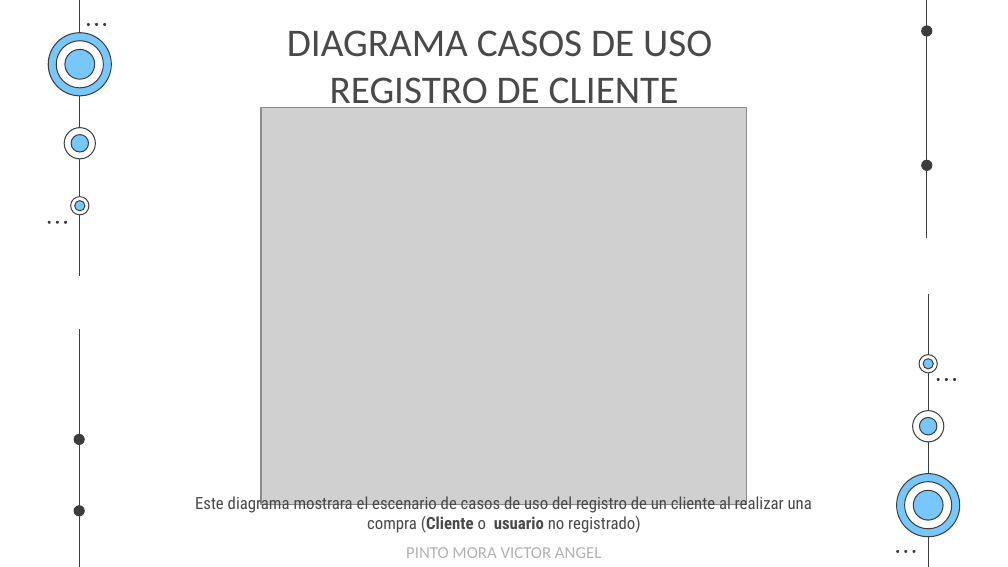
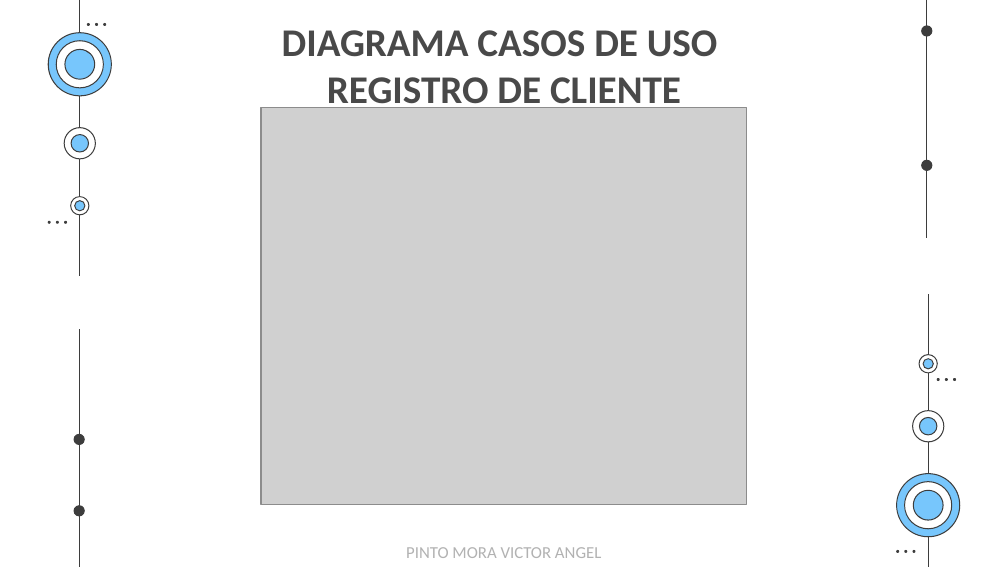
Before and after one commit to EgCooper/Mxt-Technology, a slide deck: slide 32 of Documentacion/Mxt-Technology Presentacion.pptx (slide 31 before the commit). Drawn at 1008x567 pixels with LibreOffice and Linux fonts; fonts in the diff are those of the drawing; grey boxes stand for pictures. Boxes give left, top, right and bottom in pixels: in the first picture for what was removed or moved away, otherwise in the second. Text is boxed around its words. In the diff, an @@ line names an element or a change of style, - is before the commit and + after.

```diff
--- a/Documentacion/Mxt-Technology Presentacion.pptx
+++ b/Documentacion/Mxt-Technology Presentacion.pptx
@@ title "DIAGRAMA CASOS DE USO REGISTRO ..." at [282, 30, 718, 114]: bold on @@
@@ text removed at [195, 494, 812, 533] @@
-Este diagrama mostrara el escenario de casos de uso del registro de un cliente al realizar una compra (Cliente o usuario no registrado)
```
Also in this commit, not shown: 43 other slides changed, 1 slide added, 12 slides removed, 1 other file.
